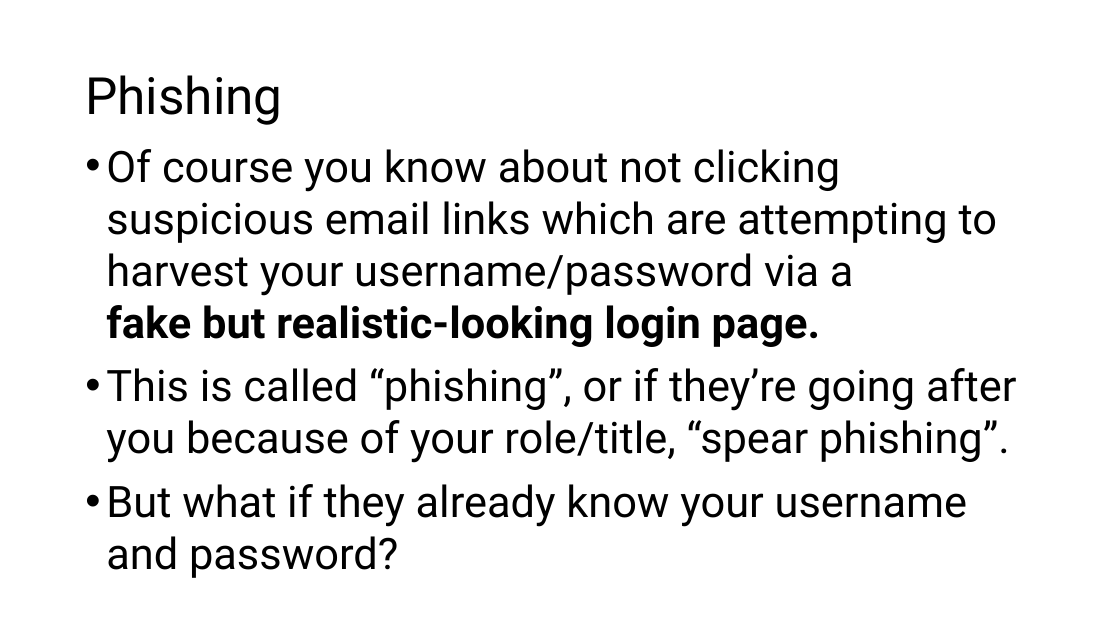
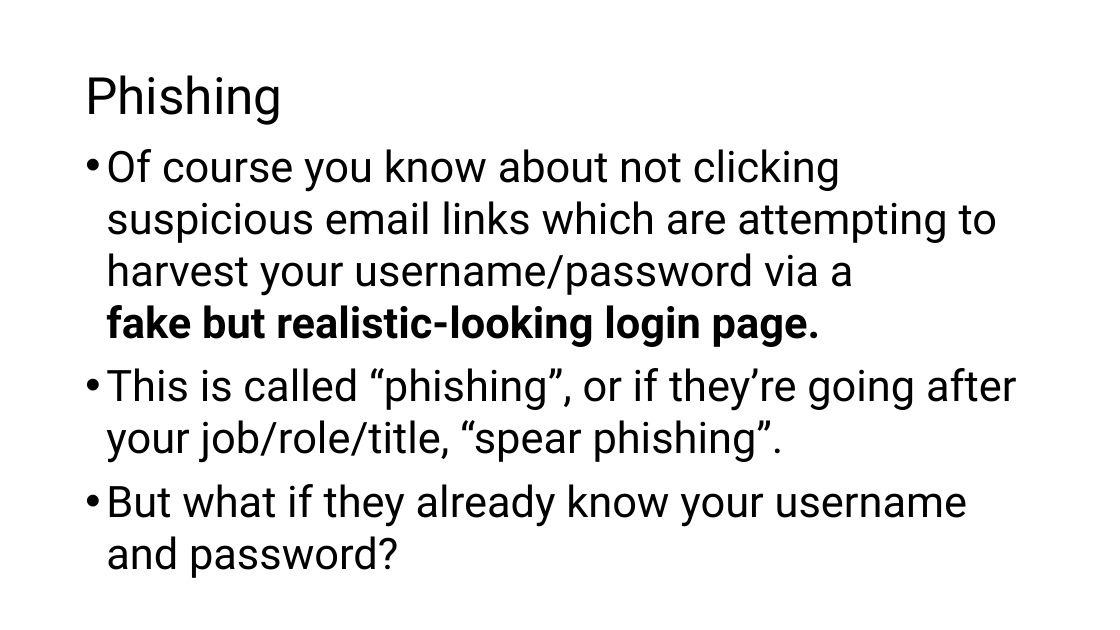
Before and after one commit to williamadba/Public-Presentations, a slide deck: slide 6 of Activ8 Lightning Night 2020/Personal Practical Cybersecurity.pptx (slide 7 before the commit). Drawn at 1120x630 pixels with LibreOffice and Linux fonts; fonts in the diff are those of the drawing. Boxes give left, top, right and bottom in pixels: in the first picture for what was removed or moved away, otherwise in the second. Text is boxed around its words. In the diff, an @@ line names an element or a change of style, - is before the commit and + after.

```diff
--- a/Activ8 Lightning Night 2020/Personal Practical Cybersecurity.pptx
+++ b/Activ8 Lightning Night 2020/Personal Practical Cybersecurity.pptx
@@ text at bbox=[106, 368, 1016, 463]: text changed @@
-• This is called “phishing”, or if they’re going after you because of your role/title, “spear phishing”.
+• This is called “phishing”, or if they’re going after your job/role/title, “spear phishing”.
```
Also in this commit, not shown: 14 other slides changed, 1 slide removed.
